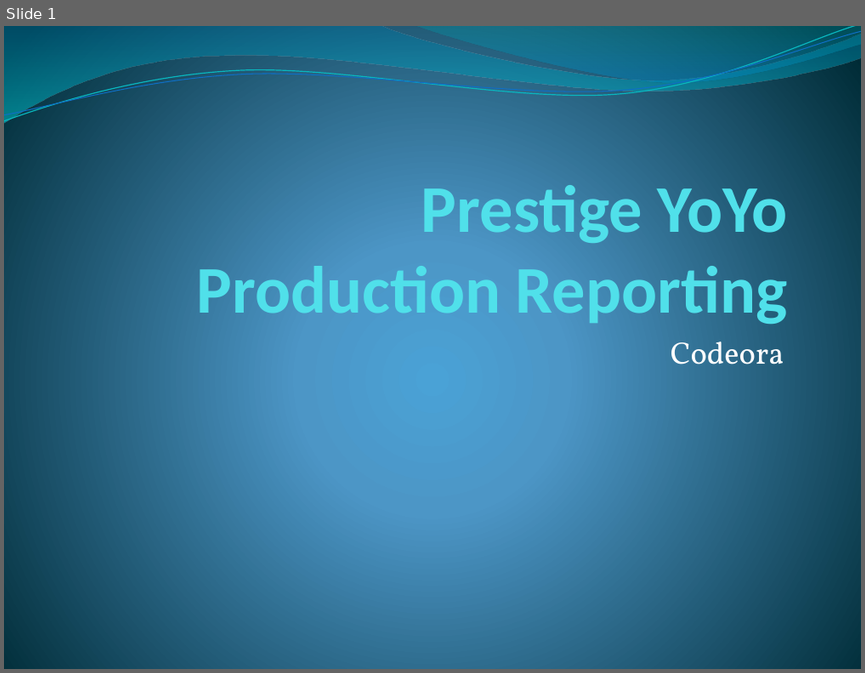
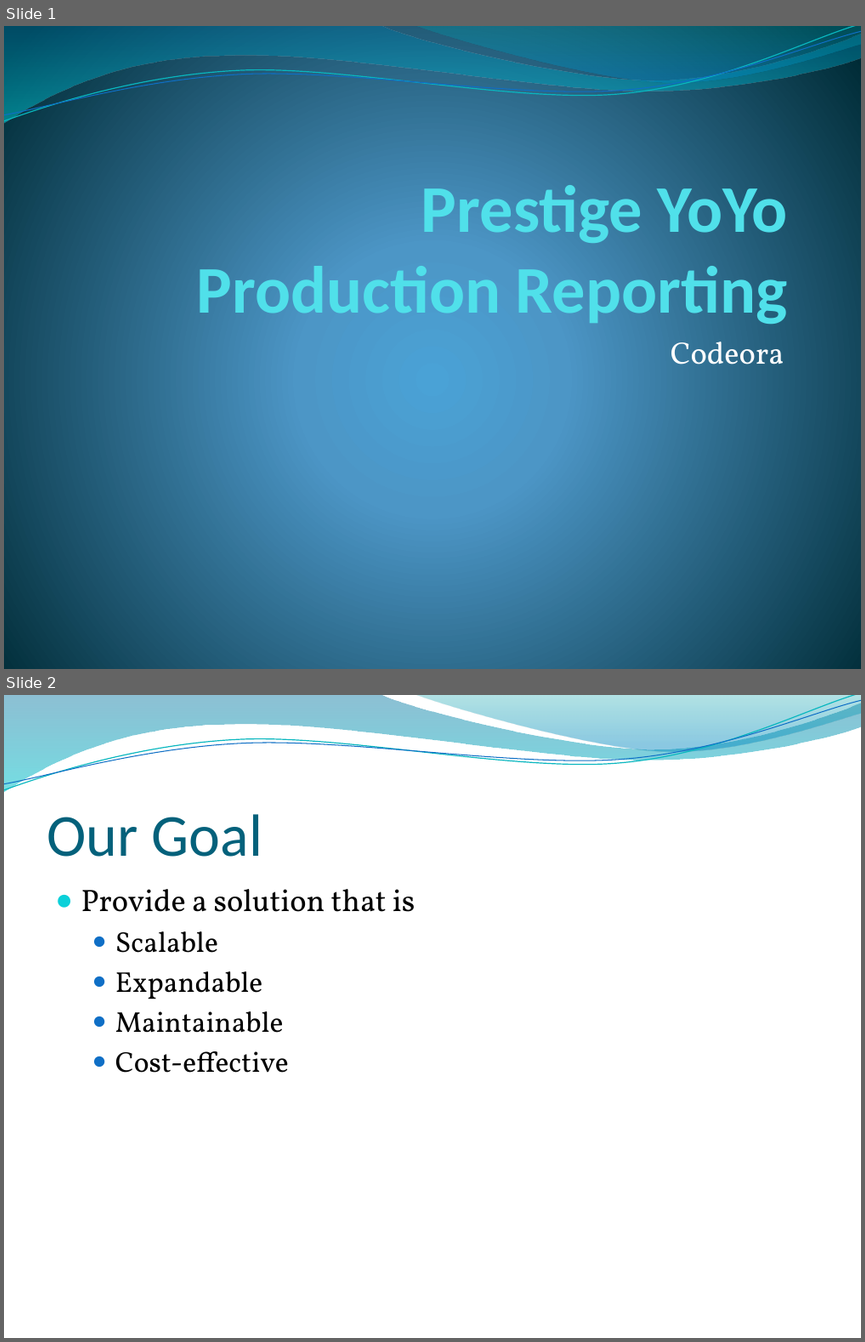
Before and after one commit to Wiles/asql_project, a slide deck: Presentation.pptx. Shown one above the other, each under a label of ours: slide 1 before the commit, slides 1 and 2 after it. The pictures are 865x673 and 865x1342 pixels, drawn with LibreOffice and Linux fonts; fonts in the diff are those of the drawing; background and template pictures are left out. Boxes give left, top, right and bottom in pixels: in the first picture for what was removed or moved away, otherwise in the second. Text is boxed around its words. In the diff, an @@ line names an element or a change of style, - is before the commit and + after.

```diff
--- a/Presentation.pptx
+++ b/Presentation.pptx
@@ slide 2 added at (4, 695, 861, 1338), background picture (left out); not listed: 4 template elements that a slide beside it also shows @@
@@ title added at (46, 814, 263, 857), 50 pt, text #04617B @@
+Our Goal
@@ text added at (81, 889, 415, 1072), 24 pt, text #000000 @@
+● Provide a solution that is
+  ● Scalable
+  ● Expandable
+  ● Maintainable
+  ● Cost-effective
```
Also in this commit, not shown: 1 other slide added, 1 slide removed, 12 other files.
